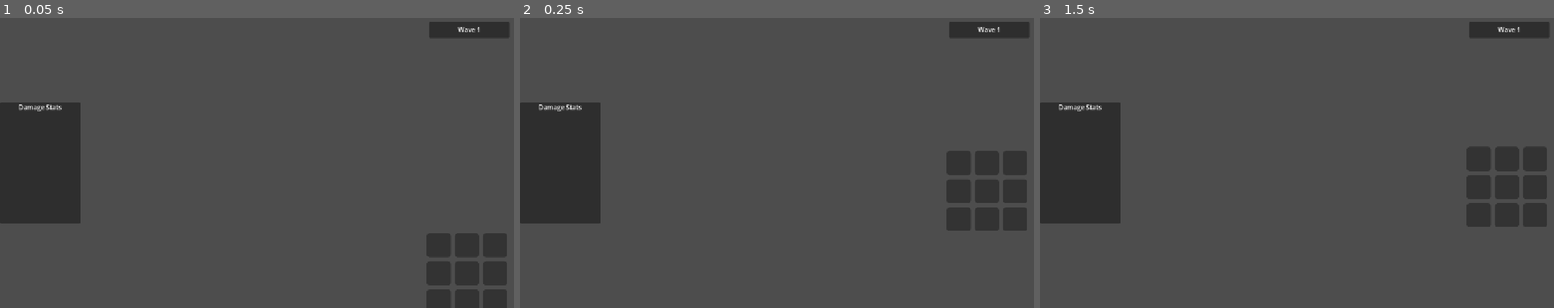
Above: before the commit, frames 1-3 (left to right).
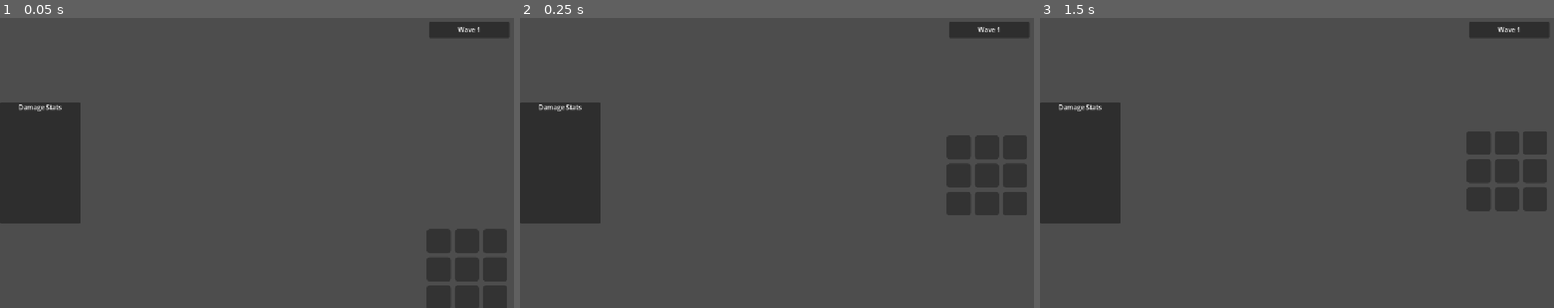
Above: after the commit, the same moments.

Repository: seekerzz/tower-html
Game: Godot game, scene res://src/Scenes/UI/MainGUI.tscn
Same seed, same stepped clock (60 frames per second), same inputs: the game is played once before the commit and once after it. The project has no main scene, so this scene is started directly.
Inputs (mouse positions are in pixels of both pictures, inside the frame that each line leads up to):
- Up to frame 1 (0.05 s): no input
- Up to frame 2 (0.25 s): no input
- Up to frame 3 (1.5 s): tap Enter at 0.5 s; move the mouse to (1410, 148) at 0.52 s; hold Right (ui_right) 0.53-1.25 s; tap Q at 0.6 s; click (1410, 148) at 0.67 s; tap Space at 1.25 s; drag from (1194, 177) to (1271, 221) at 1.27 s

The runs differ from the first frame. In frame 1, 0.8% of the frame differs, in the area x 82-99%, y 73-94%; in frame 2, 2.3%, in the area x 82-99%, y 40-74%; in frame 3, 2.2%.

Commit message:
Refactor UI Sidebars, Inventory Layout and Skill Feedback
- **Left Sidebar**: Relocated Damage Stats to the left, enabled click-through, and added auto-hide logic for Combat phase. Added Combat Gold display.
- **Right Sidebar**: Unified Passive/Inventory into a bottom-aligned container. Increased vertical offset to -340 to prevent Shop overlap.
- **Passive Skills**: Implemented "Newest Top-Left" layout logic using stacked rows. Updated icons to 45x45.
- **Visual Feedback**: Replaced flash effect with a "Scale Pulse" animation for both Active and Passive skill cooldowns.
- **Inventory**: Enforced 3x3 grid layout and wrapped in a dynamic ScrollContainer.

Diff:
--- a/src/Scripts/UI/MainGUI.gd
+++ b/src/Scripts/UI/MainGUI.gd
@@ -202,8 +202,8 @@
 	var target_offset_bottom = -10 # Default for combat
 	if not GameManager.is_wave_active:
 		# Shop is open, occupy bottom 200px
-		# Updated: Move up further to avoid overlap with Shop (was -210)
-		target_offset_bottom = -300
+		# Updated: Move up further to avoid overlap with Shop (was -210 -> -300 -> -340)
+		target_offset_bottom = -340
 
 	sidebar_tween.set_parallel(true)
 	sidebar_tween.tween_property(left_sidebar, "offset_bottom", float(target_offset_bottom), 0.3).set_trans(Tween.TRANS_SINE).set_ease(Tween.EASE_OUT)
--- a/src/Scripts/UI/PassiveSkillBar.gd
+++ b/src/Scripts/UI/PassiveSkillBar.gd
@@ -54,11 +54,41 @@
 	# Create Rows (Chunks of 3)
 	# Requirement: "Add a new row above the existing row".
 	# Logic: Chunk 0 (Oldest) -> Bottom. Chunk N (Newest) -> Top.
-	# Implementation: Create rows in order 0..N, and move each new row to index 0 of the VBox.
-	# This stacks them: Row N, ..., Row 1, Row 0.
 
 	var chunk_size = 3
 	var current_row: HBoxContainer = null
+
+	# To properly handle "Leftmost" for new units (which come last in the array iteration),
+	# we need to consider how units fill the row.
+	# If we just add to HBox, they go Right.
+	# The user wants "New passive skills ... appear in the leftmost slot".
+	# This implies that within a row, the sort order should be Newest -> Oldest (Left -> Right).
+	# OR if we view the grid as filling up, usually it fills Top Left -> Bottom Right.
+	# But here we are stacking Upwards. So Bottom Left -> Top Right?
+	# "New passive skills appear in the leftmost slot".
+	# If I have Row 0 (Oldest). I add a new Unit. It starts Row 1 (Newest). It should be at the Left.
+	# That is default behavior of HBox.
+	# But if I have Row 1 with 1 unit (Left), and I add another unit (Newer), where does it go?
+	# "Leftmost". So it should push the previous one to the right?
+	# If so, the row order is Newest -> Oldest.
+	# YES.
+
+	# So for the current chunk (which contains N units), we want to add them such that the last unit added is at index 0.
+	# Wait, `monitored_units` usually appends new units at the end.
+	# So unit at index `i` is older than `i+1`.
+	# If we iterate `i` from 0 to N.
+	# Chunk 0 has units 0, 1, 2.
+	# If we want 2 to be Leftmost, and 0 to be Rightmost?
+	# No, usually "Leftmost" means the slot position.
+	# If I have [Empty, Empty, Empty].
+	# Add Unit 1 -> [Unit 1, Empty, Empty].
+	# Add Unit 2 -> [Unit 2, Unit 1, Empty] ?? Or [Unit 1, Unit 2, Empty]?
+	# "Appear in the leftmost slot".
+	# If I have [U1, U2] and I add U3. If it appears in Leftmost, it becomes [U3, U1, U2].
+	# This implies a LIFO stack behavior for the visual row.
+
+	# Let's assume standard "Latest on Left" behavior.
+	# So when filling `current_row` with `unit`, we use `move_child(card, 0)`.
 
 	for i in range(monitored_units.size()):
 		if i % chunk_size == 0:
@@ -66,20 +96,42 @@
 			current_row = HBoxContainer.new()
 			current_row.name = "Row_%d" % (i / chunk_size)
 			current_row.add_theme_constant_override("separation", 10)
-			current_row.alignment = BoxContainer.ALIGNMENT_CENTER
+			# Center alignment looks best if row is not full, or Begin?
+			# User said "Leftmost". So probably alignment = Begin (Left).
+			# If centered, "Leftmost" is relative to the group.
+			current_row.alignment = BoxContainer.ALIGNMENT_BEGIN
+			# Actually, if we use move_child(0), we are prepending.
+			# So visual order: [Newest ... Oldest]
+			# If Alignment is Center, they cluster in center.
+			# If Alignment is Begin (Left), they cluster on left.
+			# Let's use Center as it usually looks better for UI bars, unless specifically asked to be left-aligned.
+			# "Appear in the leftmost slot".
+			# This usually implies position.
+			# If I have 1 item, it should be on the Left? Or Center?
+			# "Leftmost one".
+			# Let's assume Left Alignment for the row content.
+			current_row.alignment = BoxContainer.ALIGNMENT_BEGIN
 
 			container.add_child(current_row)
-			# Move to top to stack upwards
+			# Move row to top (Newest Row on Top)
 			container.move_child(current_row, 0)
 
 		var unit = monitored_units[i]
 		_create_card(unit, current_row)
+
+		# Enforce Newest on Left within the row
+		# Since we iterate Old -> New, we prepend each new unit to the row.
+		# [U0] -> [U1, U0] -> [U2, U1, U0]
+		# This satisfies "New ... in leftmost".
+		var card = current_row.get_child(current_row.get_child_count() - 1)
+		current_row.move_child(card, 0)
 
 func _create_card(unit, parent_row):
 	var card = PanelContainer.new()
 	# Fixed size for 1:1 look
 	card.custom_minimum_size = Vector2(60, 60)
 	card.name = "PassiveCard_%s" % unit.name
+	card.set_meta("unit", unit)
 
 	# Style matching SkillBar
 	var bg_color = Color("#2c3e50")
@@ -111,6 +163,11 @@
 	icon_rect.offset_top = -offset
 	icon_rect.offset_right = offset
 	icon_rect.offset_bottom = offset
+
+	# Setup for Scale Pulse
+	icon_rect.pivot_offset = Vector2(offset, offset)
+	icon_rect.name = "Icon"
+
 	layout.add_child(icon_rect)
 
 	# CD Overlay
@@ -135,53 +192,45 @@
 	parent_row.add_child(card)
 
 func _process(_delta):
-	# Resize Logic: Ensure this Control reports size matching content
+	# Resize Logic
 	if panel_container and container:
-		# Calculate combined height of rows
 		var target_height = 0.0
 		for child in container.get_children():
 			if child is Container:
 				target_height += child.get_combined_minimum_size().y
 
-		# Add separation
 		var sep = container.get_theme_constant("separation")
 		var visible_children = 0
 		for c in container.get_children(): if c.visible: visible_children += 1
 		if visible_children > 1:
 			target_height += (visible_children - 1) * sep
 
-		# Enforce minimum size on self so VBox parent respects it
 		if custom_minimum_size.y != target_height:
 			custom_minimum_size.y = target_height
 
 	# Update CD overlays and handle flashing
-	# Iterate rows, then cards
 	if !container: return
 
-	var unit_index = 0
-	# Note: Rows are in reverse order visually (Child 0 is Top/Newest).
-	# But we populated them by chunks.
-	# Chunk 0 (Units 0,1,2) is at Index N (Bottom).
-	# Chunk 1 (Units 3,4,5) is at Index N-1.
-	# ...
-	# Chunk M (Newest) is at Index 0.
-
-	# We need to map cards back to monitored_units indices.
-	# It's easier to just iterate the hierarchy and match against monitored_units sequentially?
-	# No, because hierarchy is reversed in terms of chunks.
-	# Chunk 0 has units 0,1,2. It is at the BOTTOM.
-	# So we should iterate rows from Bottom (Last Child) to Top (First Child).
-
-	var rows = container.get_children()
-	# Reverse iteration to match unit order 0..N
-	for r_i in range(rows.size() - 1, -1, -1):
-		var row = rows[r_i]
-		var cards = row.get_children()
-		for card in cards:
-			if unit_index >= monitored_units.size(): break
-
-			var unit = monitored_units[unit_index]
-			unit_index += 1
+	# Reverse Iteration logic for matching units (if needed)
+	# Actually, since we clear and rebuild on refresh, we can just iterate cards.
+	# But we need to link them to units.
+	# Since we sorted visual order, matching by index is tricky.
+	# We should probably store the unit in the card metadata to be safe.
+	# Wait, `_create_card` doesn't store unit reference.
+	# Let's rely on the fact that `monitored_units` is stable during `_process`.
+	# BUT `refresh_units` reorders them visually.
+	# [U0, U1, U2] -> Row 0: [U2, U1, U0].
+	# If we iterate monitored_units i=0..N.
+	# Unit 0 is at Row 0, Child 2.
+	# Unit 2 is at Row 0, Child 0.
+	# This is getting complex.
+	# Better to traverse the Visual Tree and use stored Unit reference.
+	# I will add `card.set_meta("unit", unit)` in `_create_card`.
+
+	for row in container.get_children():
+		for card in row.get_children():
+			if !card.has_meta("unit"): continue
+			var unit = card.get_meta("unit")
 
 			if !is_instance_valid(unit):
 				continue
@@ -205,8 +254,20 @@
 func _trigger_flash(card):
 	if !card.has_meta("flashing") or !card.get_meta("flashing"):
 		card.set_meta("flashing", true)
+
+		# Find Icon
+		var layout = card.get_child(0)
+		var icon = layout.get_node_or_null("Icon")
+
 		var tween = create_tween()
-		# High intensity white flash
-		tween.tween_property(card, "modulate", Color(3.0, 3.0, 3.0), 0.15).set_trans(Tween.TRANS_SINE)
-		tween.tween_property(card, "modulate", Color.WHITE, 0.15).set_trans(Tween.TRANS_SINE)
+
+		if icon:
+			# Scale Pulse (Scale up and down)
+			tween.tween_property(icon, "scale", Vector2(1.2, 1.2), 0.1).set_trans(Tween.TRANS_SINE)
+			tween.tween_property(icon, "scale", Vector2(1.0, 1.0), 0.1).set_trans(Tween.TRANS_SINE)
+		else:
+			# Fallback
+			tween.tween_property(card, "modulate", Color(2.0, 2.0, 2.0), 0.1).set_trans(Tween.TRANS_SINE)
+			tween.tween_property(card, "modulate", Color.WHITE, 0.1).set_trans(Tween.TRANS_SINE)
+
 		tween.finished.connect(func(): card.set_meta("flashing", false))
--- a/src/Scripts/UI/SkillBar.gd
+++ b/src/Scripts/UI/SkillBar.gd
@@ -86,6 +86,13 @@
 		icon_rect.offset_top = -25
 		icon_rect.offset_right = 25
 		icon_rect.offset_bottom = 25
+
+		# Set pivot for animation
+		icon_rect.pivot_offset = Vector2(25, 25)
+
+		# Set Name for retrieval
+		icon_rect.name = "Icon"
+
 		layout.add_child(icon_rect)
 
 		# Hotkey (Top Right)
@@ -208,9 +215,21 @@
 func _trigger_flash(card):
 	if !card.has_meta("flashing") or !card.get_meta("flashing"):
 		card.set_meta("flashing", true)
+
+		# Find Icon to pulse
+		var layout = card.get_child(0)
+		var icon = layout.get_node_or_null("Icon")
+
 		var tween = create_tween()
-		tween.tween_property(card, "modulate", Color(2.0, 2.0, 2.0), 0.15).set_trans(Tween.TRANS_SINE)
-		tween.tween_property(card, "modulate", Color.WHITE, 0.15).set_trans(Tween.TRANS_SINE)
+		if icon:
+			# Scale Pulse
+			tween.tween_property(icon, "scale", Vector2(1.2, 1.2), 0.1).set_trans(Tween.TRANS_SINE)
+			tween.tween_property(icon, "scale", Vector2(1.0, 1.0), 0.1).set_trans(Tween.TRANS_SINE)
+		else:
+			# Fallback for some reason
+			tween.tween_property(card, "modulate", Color(2.0, 2.0, 2.0), 0.1).set_trans(Tween.TRANS_SINE)
+			tween.tween_property(card, "modulate", Color.WHITE, 0.1).set_trans(Tween.TRANS_SINE)
+
 		tween.finished.connect(func(): card.set_meta("flashing", false))
 
 func _unhandled_input(event):
